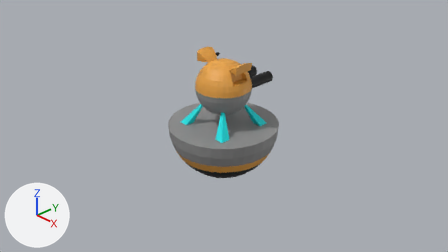
The Blender file Blender Models/TurretStage3.blend as it was, and as the next commit left it.
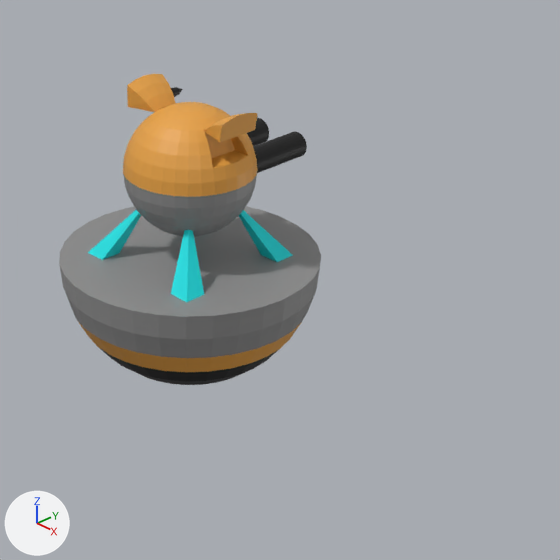
Each version is shown from the file's camera 'Camera', then close up on the part from 32% to 85% of the width and 6% to 100% of the height. Arrows for +X, +Y and +Z are at lower left; the lights stay in place.
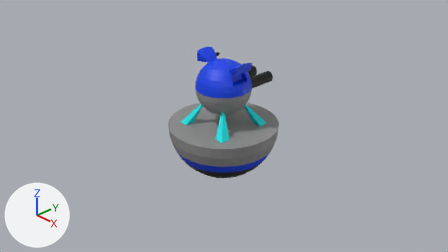
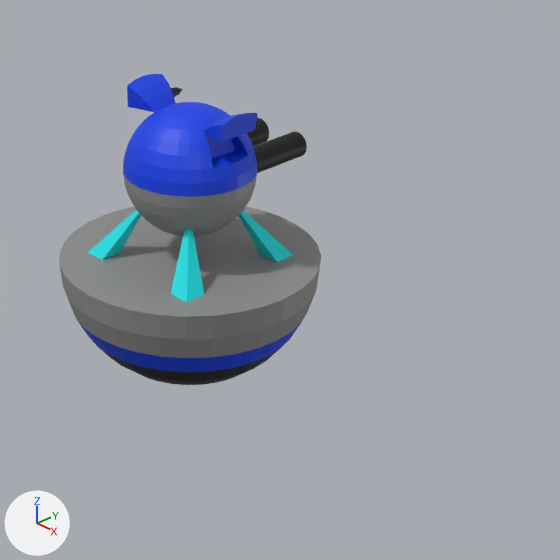
Location of each change, [x1, y1, x2, y2] in pixels of the close-ups (560 x 560 px):
'Sphere', recoloured (orange to blue)
    both: [77, 74, 302, 376]

What changed in the scene script:
```text
Change mat_levelcolor:
    mat_levelcolor.base_color: (0.806, 0.366, 0.0568) -> (0.0, 0.0511, 0.806)  # orange #e8a343 -> blue #0040e8
```
